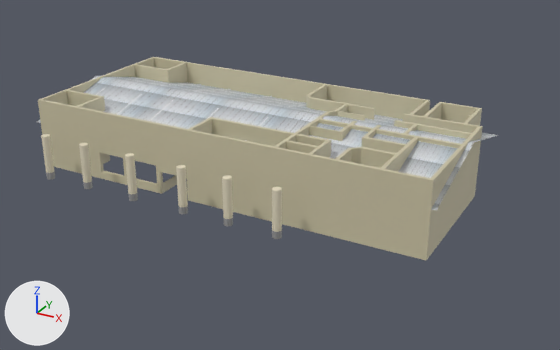
An edit to the Blender file Restaurante Universitário/Arquivo blend/restaurante.blend, drawn before and after from the same camera.
Before and after are seen from a 50 mm lens placed at (505.0, -930.0, 464.0), pointed at (11.0, -32.0, 15.0). Every picture has the same lights, and +X, +Y and +Z are marked at lower left.

Script lines for the objects in view, before the commit:
```python
me_cube = bpy.data.meshes.new('Cube')
me_cube.from_pydata(...)  # 32 vertices, 28 faces; spans x -1.0..55.0, y -1.0..100.0, z -1.0..13.0
me_cube.materials.append(mat_barreira)  # beige #cfc7a8
me_cube_003 = bpy.data.meshes.new('Cube.003')
me_cube_003.from_pydata(...)  # 1110 vertices, 1110 faces; spans x -296.0..1.0, y -1.0..1.0, z -139.0..139.0
me_cube_024 = bpy.data.meshes.new('Cube.024')
me_cube_024.from_pydata(...)  # 774 vertices, 866 faces; spans x -194.0..49.0, y -36.0..75.0, z -1.0..51.0
me_cube_024.materials.append(mat_barreira)  # beige #cfc7a8
me_plane = bpy.data.meshes.new('Plane')
me_plane.from_pydata([(-1.25, -1.33, 0.0), (1.25, -1.33, 0.0), (-1.25, 1.0, 0.0), (1.25, 1.0, 0.0)], [], [(0, 1, 3, 2)])
me_plane.materials.append(mat_material_001)  # its picture is missing
me_plane_001 = bpy.data.meshes.new('Plane.001')
me_plane_001.from_pydata(...)  # 9 vertices, 5 faces; spans x -1.0..1.0, y -1.0..1.0, z -0.26..0.0
me_plane_001.materials.append(mat_material_005)  # picture img_teto_png
ob_bagulhodoteto = bpy.data.objects.new('BAGULHODOTETO', me_cube_003)
ob_bagulhodoteto.location = (-12.3, 0.0, 83.6)
ob_bagulhodoteto.rotation_euler = (1.571, 0.0, 0.0)  # degrees (90, 0, 0)
ob_bagulhodoteto.scale = (1.0, 18.1, 1.0)
ob_chao = bpy.data.objects.new('Chao', me_plane)
ob_chao.location = (0.0, -1.4, 0.0)
ob_chao.scale = (267.0, 139.0, 139.0)
ob_chao.hide_render = True
ob_mesa = bpy.data.objects.new('Mesa', me_cube)
ob_mesa.location = (-121.1, -135.0, 0.8)
ob_paredes = bpy.data.objects.new('Paredes', me_cube_024)
ob_paredes.location = (146.0, -50.1, 2.0)
ob_paredes.scale = (2.5, 2.5, 2.0)
ob_plane = bpy.data.objects.new('Plane', me_plane_001)
ob_plane.location = (-36.5, 0.0, 67.5)
ob_plane.scale = (-312.0, -139.0, -139.0)
# also in view: 'Circle.005' at (-106.0, -174.0, 33.0)
```
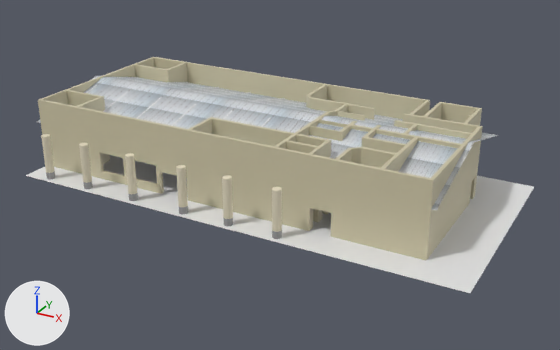
Where the change shows, as pixel boxes (x1, y1, x2, y2) in the pictures (560 x 350 px):
'Chao', shown: after (26, 155, 534, 293)
'BAGULHODOTETO', moved: before (96, 84, 306, 141); after (87, 77, 306, 127)
'Mesa', deleted: before (163, 175, 187, 192)
part 1 of me_cube_024, built on: before (310, 85, 394, 168); after (309, 85, 482, 231)

What the commit changed:
me_cube_024 is used by ob_paredes; location (146.0, -50.1, 2.0); scale (2.5, 2.5, 2.0).
me_cube_024 had 774 vertices, 866 faces and spanned x -194.0..49.0, y -36.0..75.0, z -1.0..51.0.
me_cube_024 now has 935 vertices, 954 faces, 1 loose edge and spans x -194.0..49.0, y -36.0..75.0, z -1.0..51.0.
me_cube_024 part 1: 14 vertices removed from x -59.0..7.0, y -26.0..52.0, z -1.0..51.0; 155 vertices added at x -59.0..49.0, y -36.0..73.0, z -1.0..51.0.
Object 'Chao' (ob_chao) is now shown.
Object 'Mesa' (ob_mesa) is deleted.
Object 'BAGULHODOTETO' (ob_bagulhodoteto) moves from (-12.3, 0.0, 83.6) to (55.3, 0.0, 83.6).
